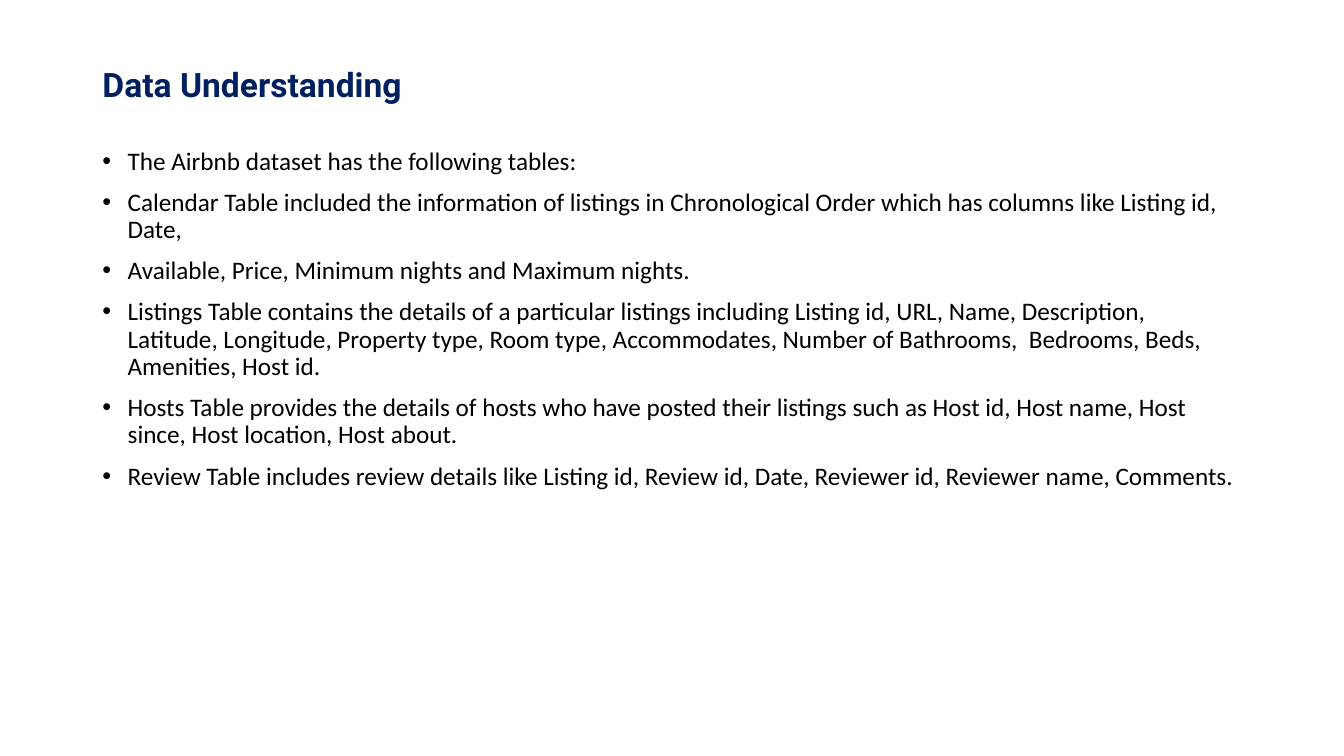
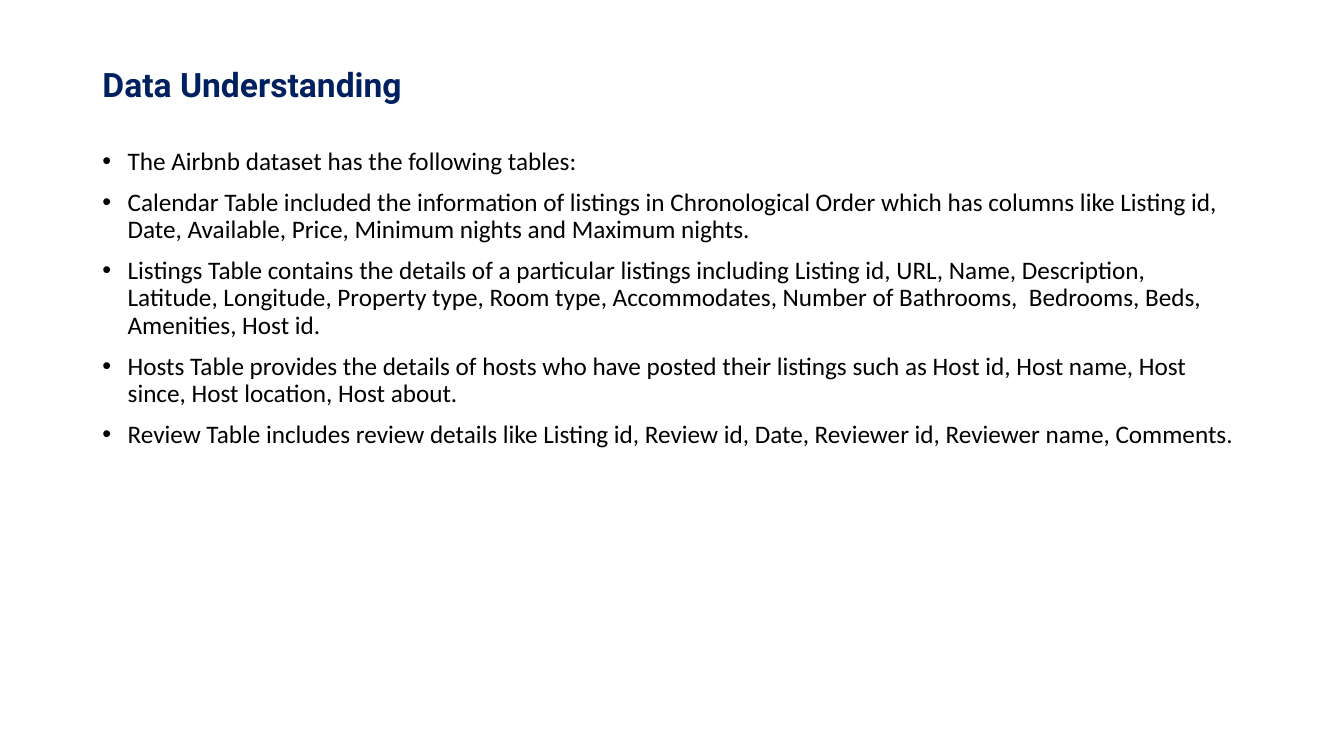
Before and after one commit to VarshaPimple/Airbnb_Price_Prediction, a slide deck: slide 3 of AIRBNB.pptx. Drawn at 1344x756 pixels with LibreOffice and Linux fonts; fonts in the diff are those of the drawing. Boxes give left, top, right and bottom in pixels: in the first picture for what was removed or moved away, otherwise in the second. Text is boxed around its words. In the diff, an @@ line names an element or a change of style, - is before the commit and + after.

```diff
--- a/AIRBNB.pptx
+++ b/AIRBNB.pptx
@@ text at bbox=[128, 193, 1216, 243]: text changed @@
-• Calendar Table included the information of listings in Chronological Order which has columns like Listing id, Date,
-• Available, Price, Minimum nights and Maximum nights.
+• Calendar Table included the information of listings in Chronological Order which has columns like Listing id, Date, Available, Price, Minimum nights and Maximum nights.
```
Also in this commit, not shown: 6 other slides changed.
